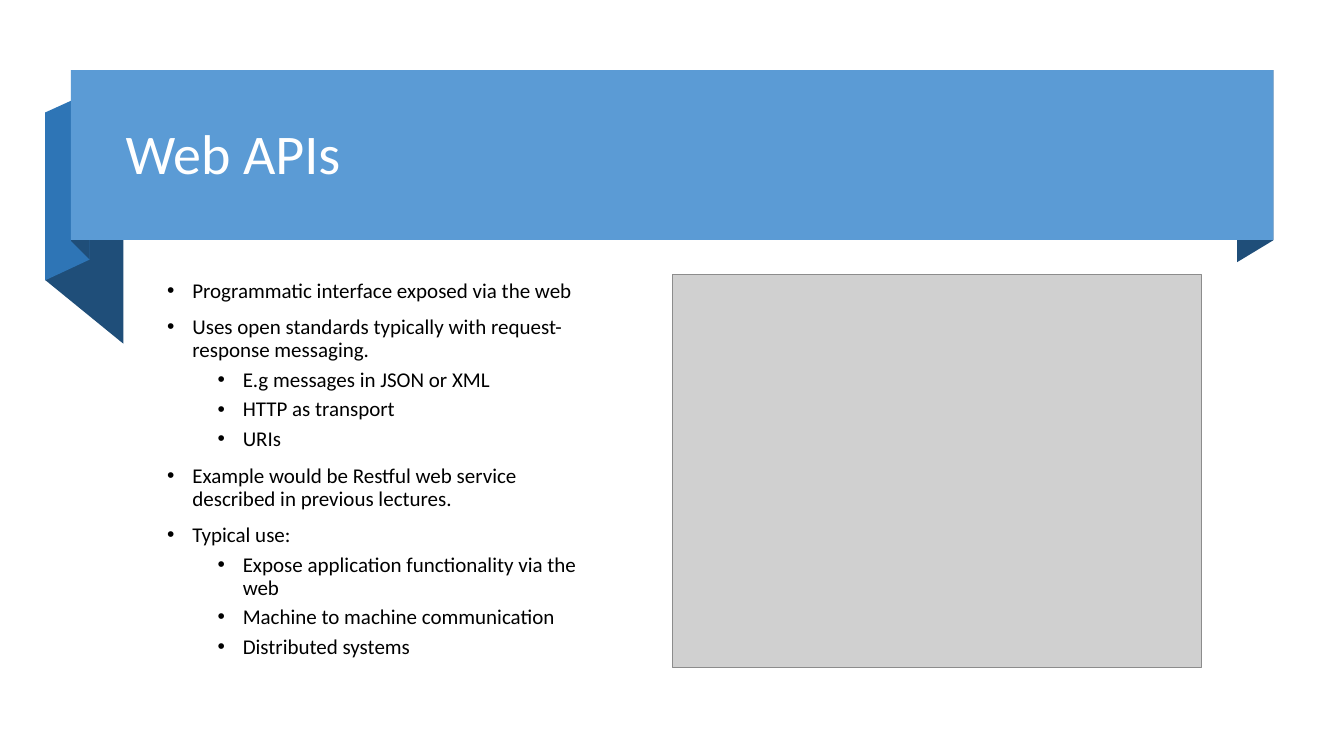
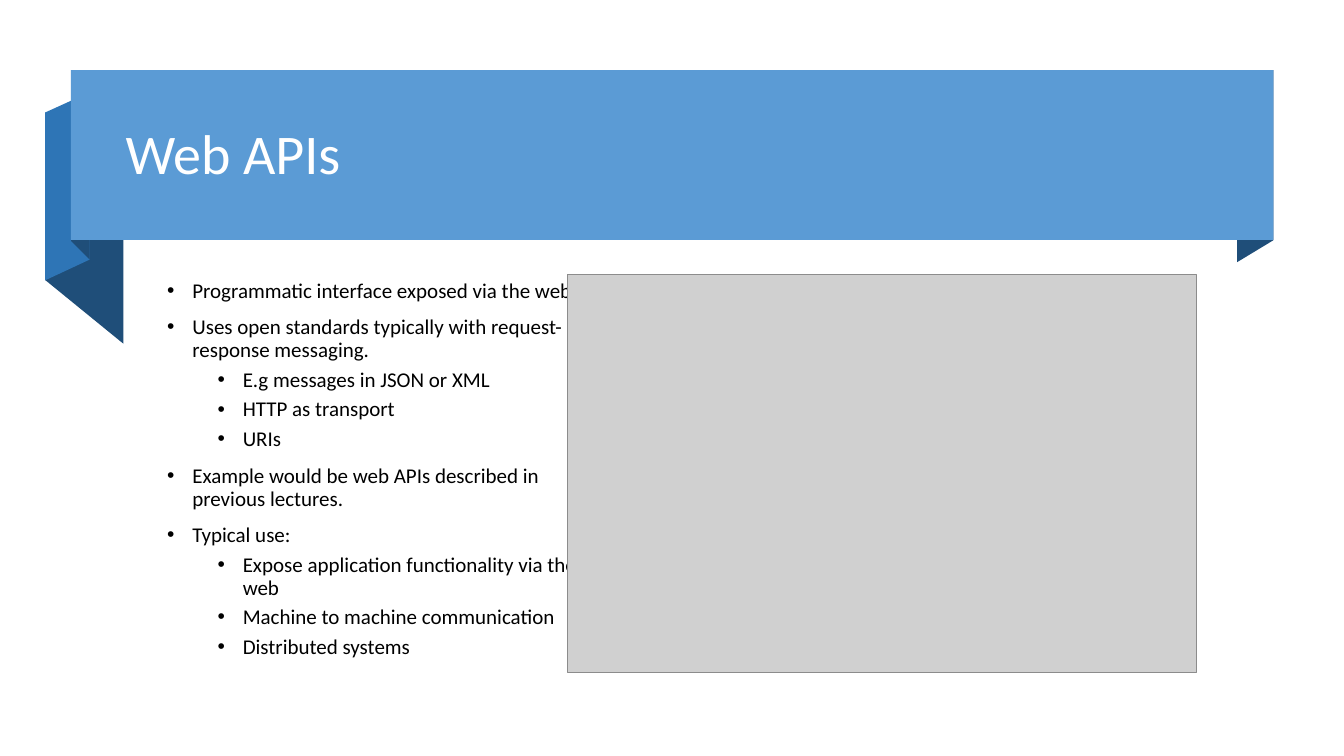
Before and after one commit to diarmuidoconnor/ict-2021, a slide deck: slide 4 of topic08/talk02/APIs.pptx. Drawn at 1344x756 pixels with LibreOffice and Linux fonts; fonts in the diff are those of the drawing; grey boxes stand for pictures. Boxes give left, top, right and bottom in pixels: in the first picture for what was removed or moved away, otherwise in the second. Text is boxed around its words. In the diff, an @@ line names an element or a change of style, - is before the commit and + after.

```diff
--- a/topic08/talk02/APIs.pptx
+++ b/topic08/talk02/APIs.pptx
@@ picture: place and size @@
-picture at box(673, 275, 1202, 668)
+picture at box(568, 275, 1196, 673)
@@ text at box(192, 468, 539, 510): text changed @@
-• Example would be Restful web service described in previous lectures.
+• Example would be web APIs described in previous lectures.
```
Also in this commit, not shown: 1 other slide changed, 6 other files.
